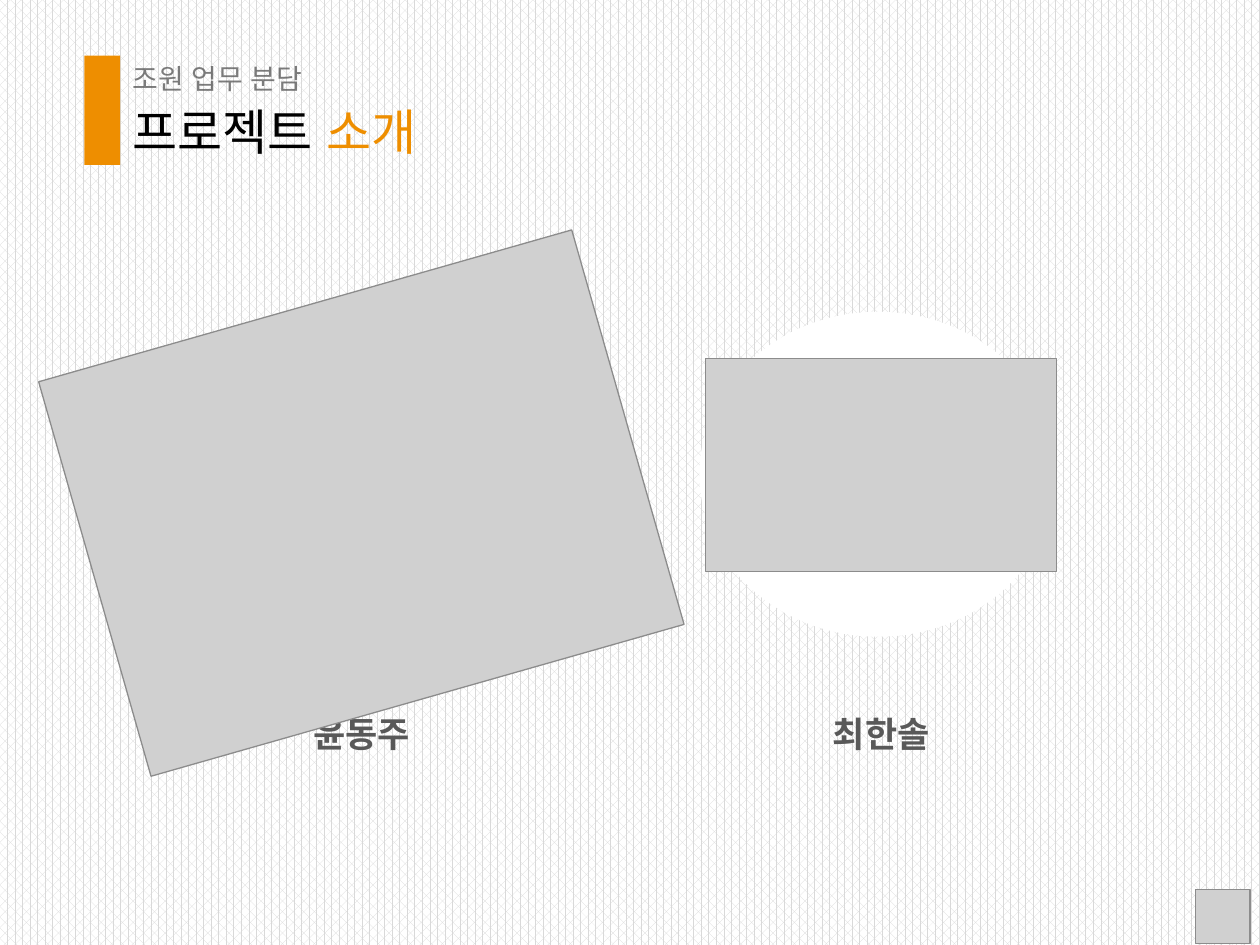
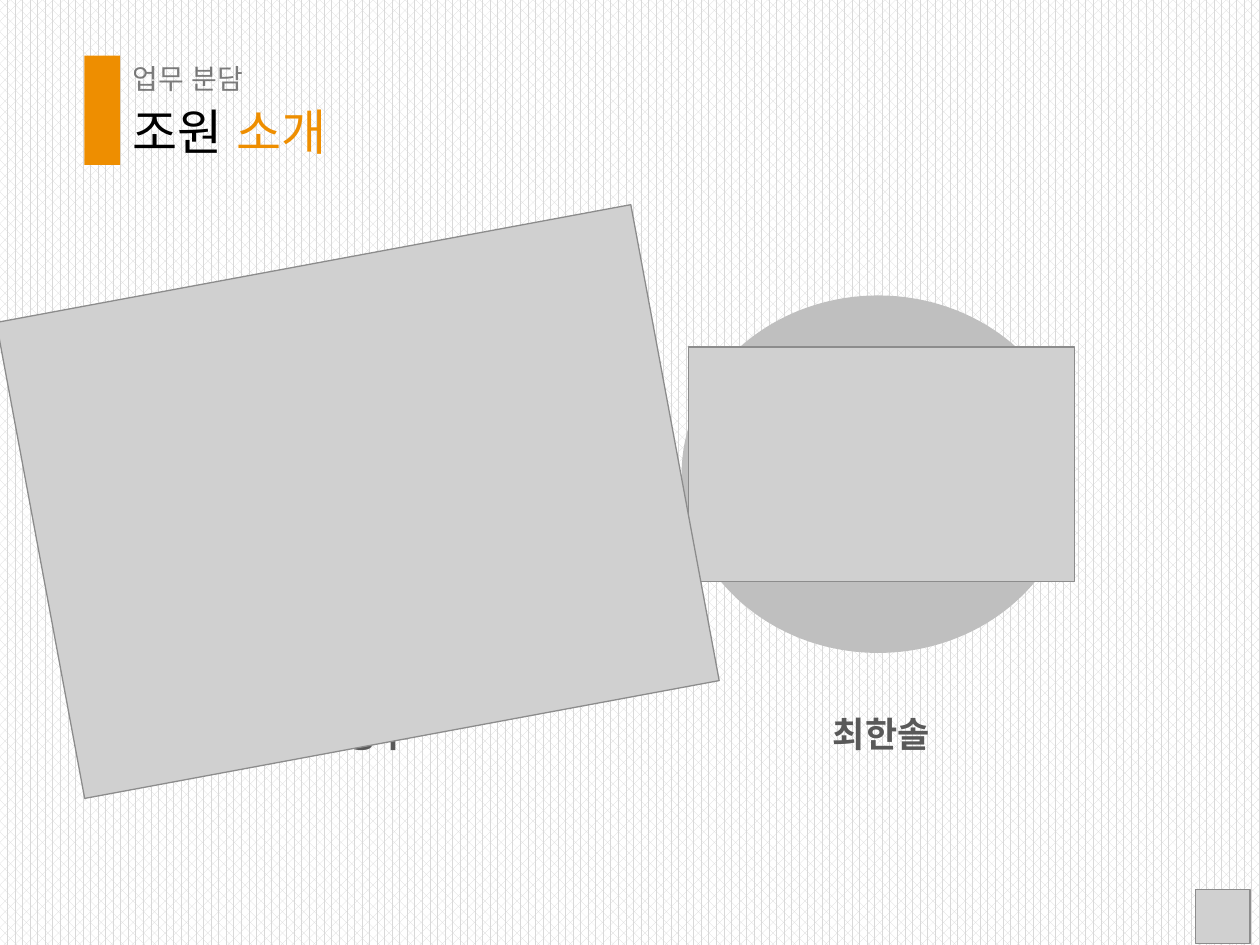
Before and after one commit to dongjooyun/Fall-2019-OSS_Term_project, a slide deck: slide 6 of group6presentation.pptx. Drawn at 1260x945 pixels with LibreOffice and Linux fonts; fonts in the diff are those of the drawing; grey boxes stand for pictures. Boxes give left, top, right and bottom in pixels: in the first picture for what was removed or moved away, otherwise in the second. Text is boxed around its words. In the diff, an @@ line names an element or a change of style, - is before the commit and + after.

Commit message:
ppt changed

```diff
--- a/group6presentation.pptx
+++ b/group6presentation.pptx
@@ text at (x1=132, y1=66, x2=243, y2=91): text changed @@
-조원 업무 분담
+업무 분담
@@ text at (x1=133, y1=109, x2=326, y2=154): text changed @@
-프로젝트 소개
+조원 소개
@@ picture at (x1=0, y1=205, x2=719, y2=798): rotation 344 to 349 degrees @@
@@ ellipse resized from (x1=170, y1=310, x2=552, y2=636) to (x1=163, y1=292, x2=561, y2=651) @@
@@ ellipse at (x1=163, y1=292, x2=561, y2=651): fill #FFFFFF to #BFBFBF @@
@@ ellipse at (x1=682, y1=296, x2=1075, y2=654): fill #FFFFFF to #BFBFBF @@
@@ ellipse resized from (x1=699, y1=311, x2=1056, y2=636) to (x1=682, y1=296, x2=1075, y2=654) @@
@@ picture resized from (x1=706, y1=359, x2=1056, y2=572) to (x1=688, y1=348, x2=1074, y2=582) @@
```
Also in this commit, not shown: 3 other slides changed.
